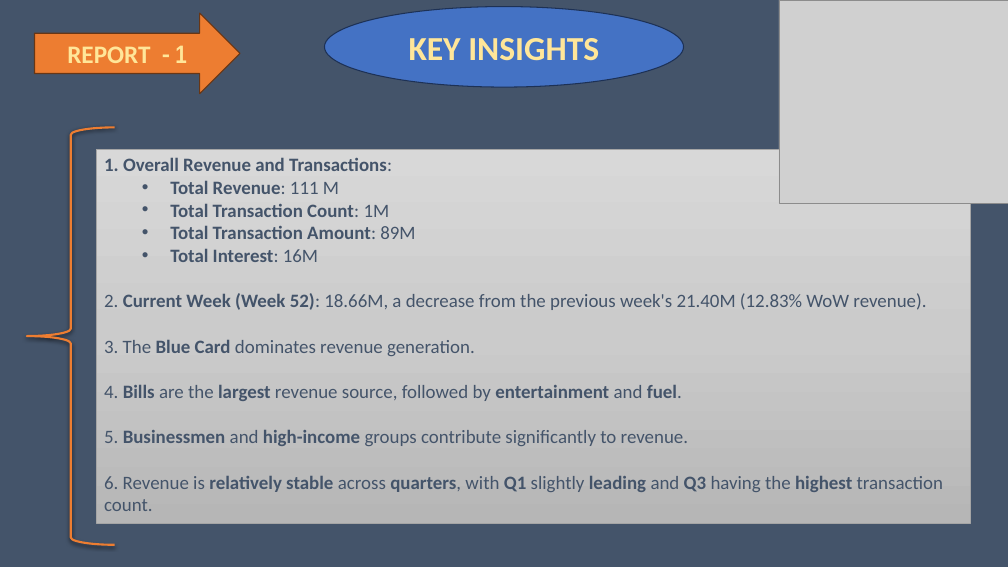
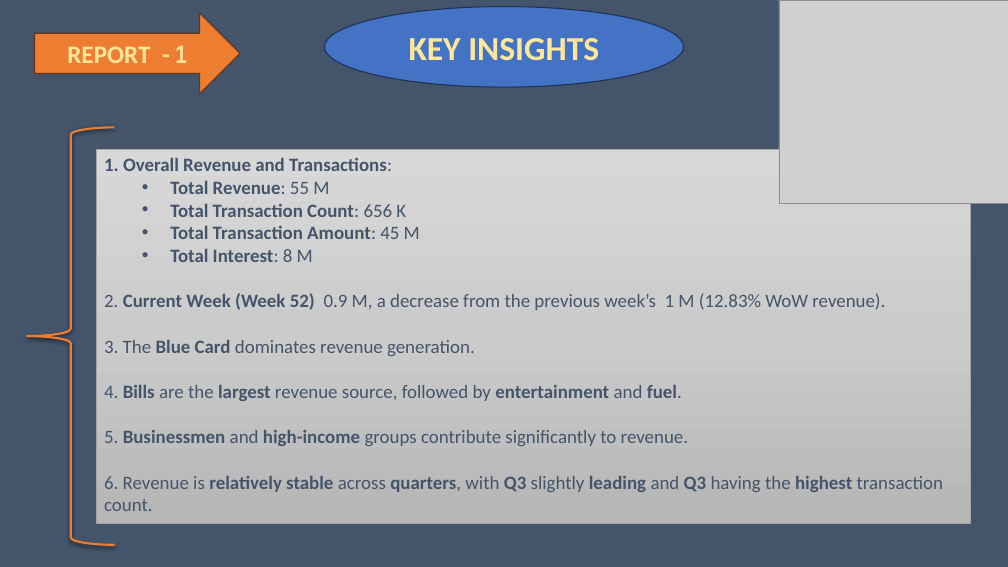
Before and after one commit to KshmaKshma/Credit_Card_Financial_Analysis, a slide deck: slide 16 of CeditCard_tran_cust_analyis_report_presentation.pptx (slide 15 before the commit). Drawn at 1008x567 pixels with LibreOffice and Linux fonts; fonts in the diff are those of the drawing; grey boxes stand for pictures. Boxes give left, top, right and bottom in pixels: in the first picture for what was removed or moved away, otherwise in the second. Text is boxed around its words. In the diff, an @@ line names an element or a change of style, - is before the commit and + after.

```diff
--- a/CeditCard_tran_cust_analyis_report_presentation.pptx
+++ b/CeditCard_tran_cust_analyis_report_presentation.pptx
@@ text in rectangle at [104, 181, 885, 310]: text changed @@
-  • Total Revenue: 111 M
-  • Total Transaction Count: 1M
-  • Total Transaction Amount: 89M
-  • Total Interest: 16M
-2. Current Week (Week 52): 18.66M, a decrease from the previous week's 21.40M (12.83% WoW revenue).
+  • Total Revenue: 55 M
+  • Total Transaction Count: 656 K
+  • Total Transaction Amount: 45 M
+  • Total Interest: 8 M
+2. Current Week (Week 52) 0.9 M, a decrease from the previous week’s 1 M (12.83% WoW revenue).
@@ text in rectangle at [104, 476, 943, 511]: text changed @@
-6. Revenue is relatively stable across quarters, with Q1 slightly leading and Q3 having the highest transaction count.
+6. Revenue is relatively stable across quarters, with Q3 slightly leading and Q3 having the highest transaction count.
```
Also in this commit, not shown: 9 other slides changed, 3 slides added, 2 slides removed.
